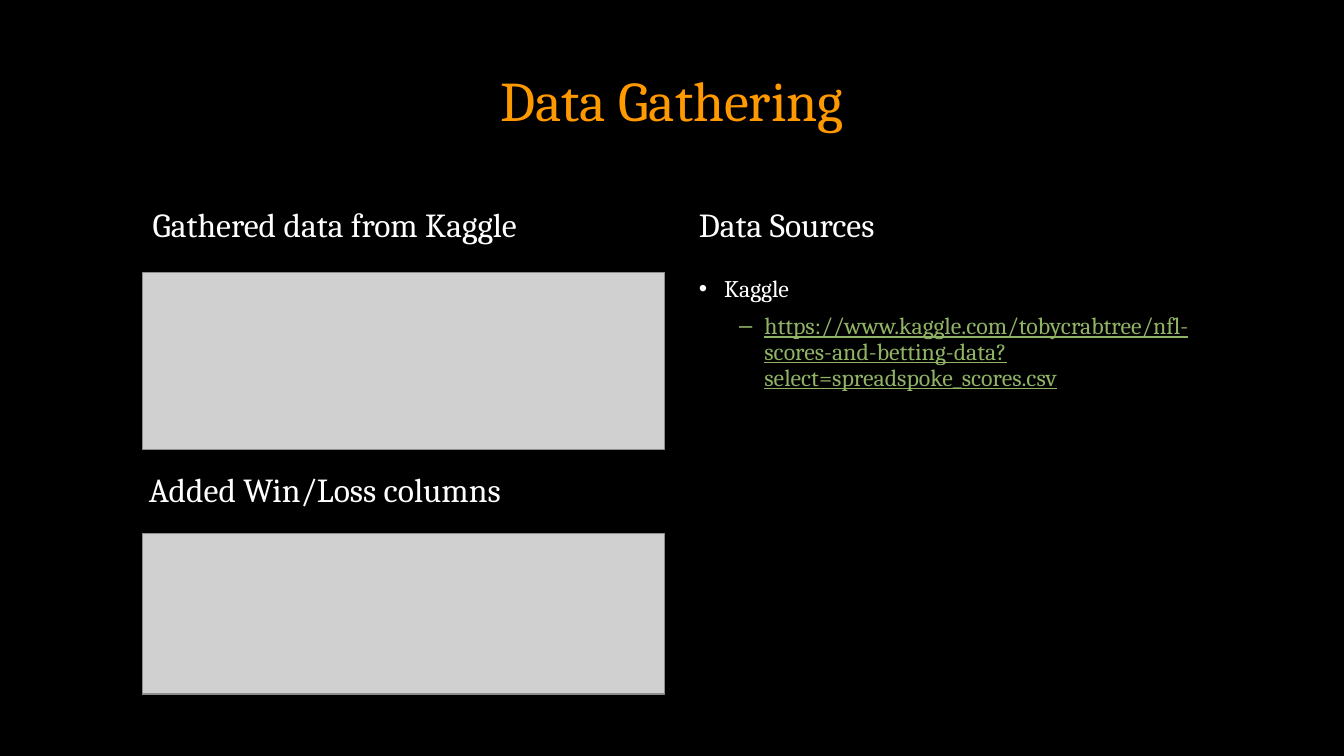
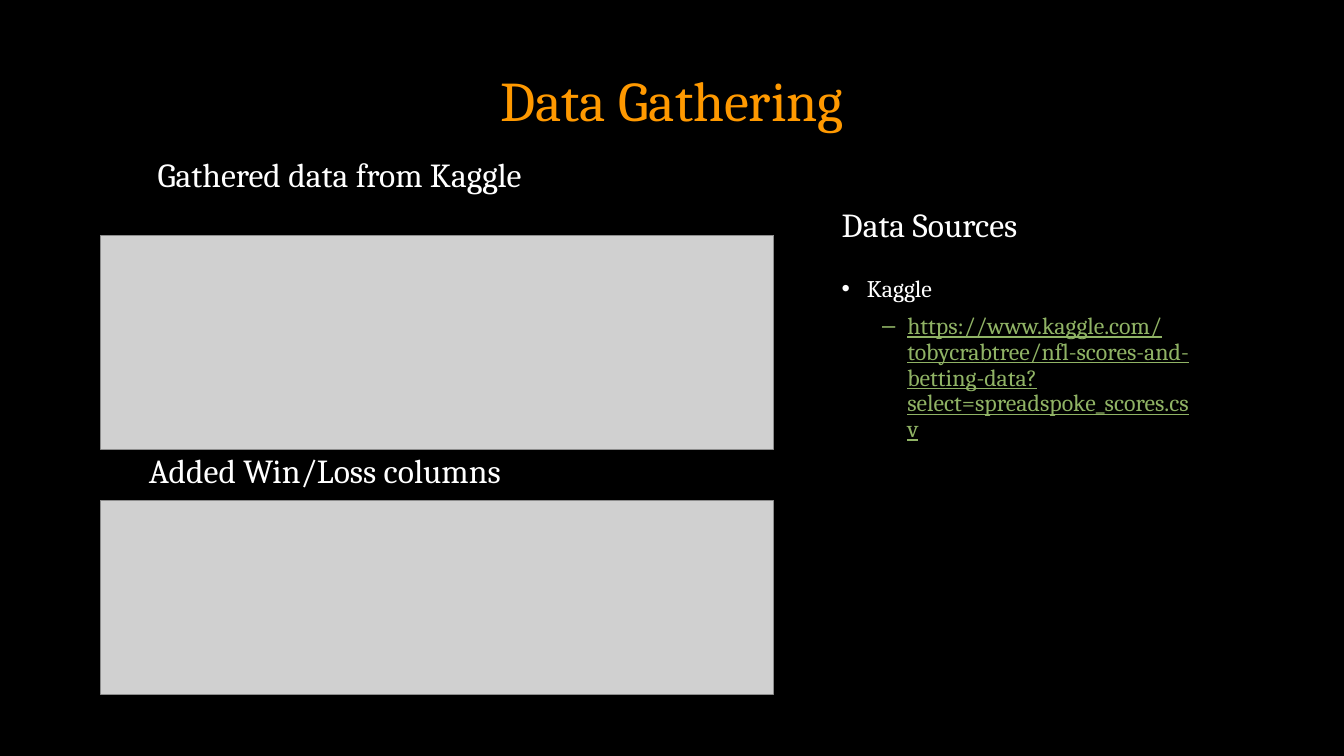
Before and after one commit to LongPatrol/Project-One, a slide deck: slide 4 of Are the Browns Losing Seasons The Fault of.pptx. Drawn at 1344x756 pixels with LibreOffice and Linux fonts; fonts in the diff are those of the drawing; grey boxes stand for pictures; background and template pictures are left out. Boxes give left, top, right and bottom in pixels: in the first picture for what was removed or moved away, otherwise in the second. Text is boxed around its words. In the diff, an @@ line names an element or a change of style, - is before the commit and + after.

```diff
--- a/Are the Browns Losing Seasons The Fault of.pptx
+++ b/Are the Browns Losing Seasons The Fault of.pptx
@@ text "Gathered data from Kaggle": place and size @@
-text "Gathered data from Kaggle" at (153, 213, 517, 245)
+text "Gathered data from Kaggle" at (158, 163, 522, 195)
@@ text "Data Sources": place and size @@
-text "Data Sources" at (699, 214, 875, 238)
+text "Data Sources" at (842, 214, 1018, 238)
@@ picture: place and size @@
-picture at (143, 272, 665, 450)
+picture at (101, 235, 774, 449)
@@ text "Kaggle" rewrapped from (724, 280, 1188, 391) to (867, 280, 1189, 416) @@
@@ text "Added Win/Loss columns": place and size @@
-text "Added Win/Loss columns" at (149, 478, 501, 507)
+text "Added Win/Loss columns" at (149, 459, 501, 488)
@@ picture: place and size @@
-picture at (142, 534, 664, 695)
+picture at (100, 501, 773, 695)
```
Also in this commit, not shown: 2 other slides changed, 1 slide added, 1 other file.
